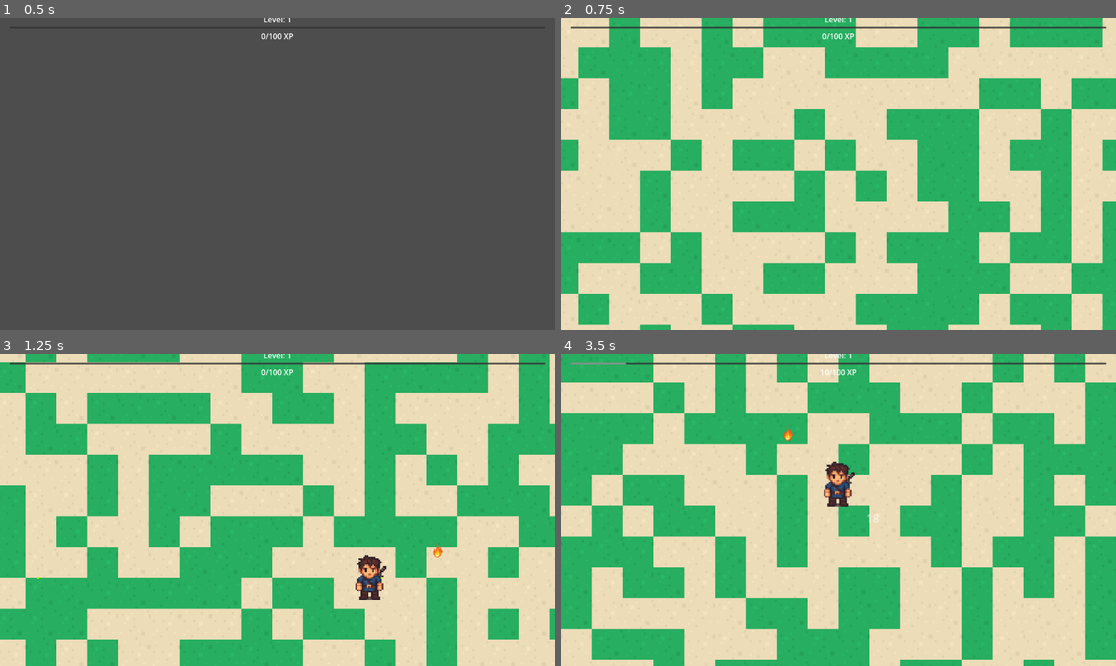
Above: before the commit, frames 1-4 (two rows, left to right).
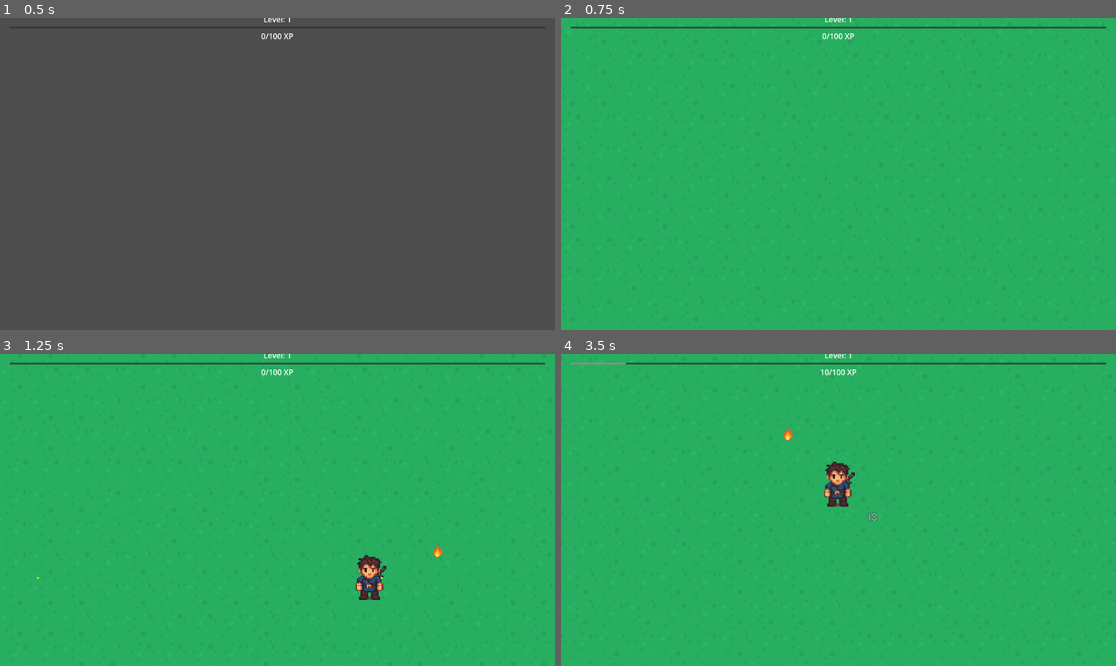
Above: after the commit, the same moments.

Repository: Sephon/PowerupSlayer
Game: Godot game, scene res://scenes/Main.tscn
Same seed, same stepped clock (60 frames per second), same inputs: the game is played once before the commit and once after it.
Inputs:
- Up to frame 1 (0.5 s): no input
- Up to frame 2 (0.75 s): tap Enter at 0.5 s; hold D (move_right) from 0.53 s (still down)
- Up to frame 3 (1.25 s): keep holding D (move_right)
- Up to frame 4 (3.5 s): release D (move_right) at 1.28 s; hold S (move_down) 1.28-2.03 s; hold D (move_right) 2.03-2.78 s; hold W (move_up) from 2.78 s (still down)

Frame 1 is identical in both runs. In frame 2, 55% of the frame differs, in the area x 0-100%, y 0-100%; in frame 3, 52%; in frame 4, 53%.

Commit message:
Added a font and outline for that font for a slightly better readability, but the font isn't great

Diff:
--- a/powerupslayer/scenes/FloatingDamageNumber.tscn
+++ b/powerupslayer/scenes/FloatingDamageNumber.tscn
@@ -1,6 +1,10 @@
-[gd_scene load_steps=2 format=3 uid="uid://vrfjr63n7fc3"]
+[gd_scene load_steps=3 format=3 uid="uid://vrfjr63n7fc3"]
 
+[ext_resource type="FontFile" uid="uid://b7d7mvn56jrdh" path="res://fonts/PixelifySans-VariableFont_wght.ttf" id="1_36vj1"]
 [ext_resource type="Script" path="res://scripts/enemy/floating_damage_number.gd" id="1_mke44"]
 
 [node name="FloatingDamageNumbers" type="Label"]
+theme_override_constants/outline_size = 2
+theme_override_constants/shadow_outline_size = 2
+theme_override_fonts/font = ExtResource("1_36vj1")
 script = ExtResource("1_mke44")
--- a/powerupslayer/scripts/map/map.gd
+++ b/powerupslayer/scripts/map/map.gd
@@ -82,7 +82,7 @@
 			world_x = world_x % WORLD_SIZE
 			world_y = world_y % WORLD_SIZE
 			if world_x >= 0 and world_x < WORLD_SIZE and world_y >= 0 and world_y < WORLD_SIZE:
-				var random_x = rng.randi_range(0, 3)  # Random ground tile
+				var random_x = rng.randi_range(0, 1)  # Random ground tile
 				var random_y = rng.randi_range(0,0)
 				chunk.set_cell(0, Vector2i(x, y), 0, Vector2i(random_x, random_y))
 
Binary file added: powerupslayer/fonts/PixelifySans-VariableFont_wght.ttf
Not shown, added: powerupslayer/fonts/PixelifySans-VariableFont_wght.ttf.import
